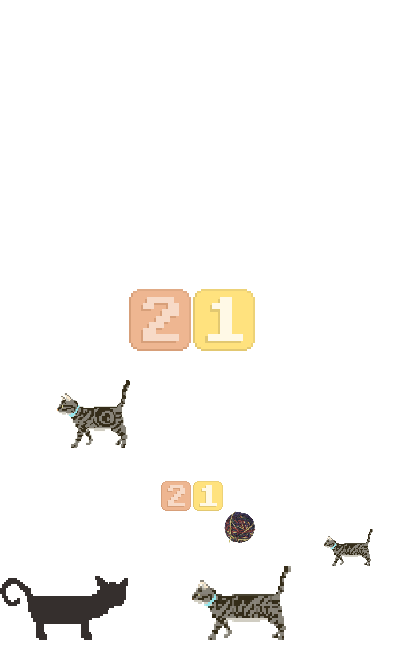
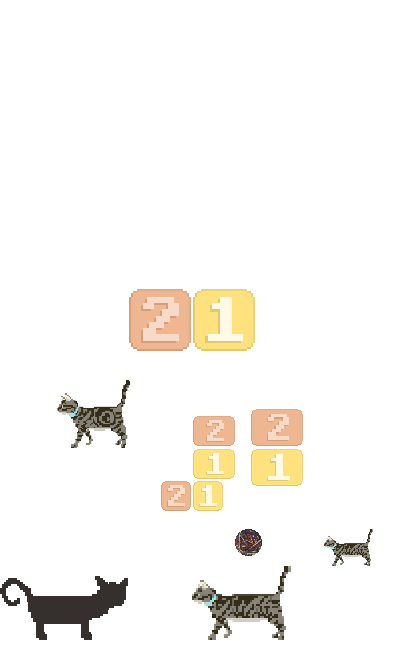
Comparing the layer stacks of the two 400x650 images. Changes:
added group "2blockwideLarge" with 2 layers above "2blockwide" over [251, 409, 303, 446]
added layer "Layer 1 copy 2" in group "2blockwideLarge" over [267, 414, 289, 441]
added layer "Block2 copy 2" in group "2blockwideLarge" over [251, 409, 303, 446]
added group "2blockwide" with 2 layers above "1blockwideLarge" over [193, 416, 235, 446]
added layer "Layer 1 copy" in group "2blockwide" over [206, 420, 224, 442]
added layer "Block2 copy" in group "2blockwide" over [193, 416, 235, 446]
added group "1blockwideLarge" with 2 layers above "1Wideblock" over [251, 449, 303, 486]
added layer "Number1 copy 2" in group "1blockwideLarge" over [267, 454, 290, 481]
added layer "Block1 copy 2" in group "1blockwideLarge" over [251, 449, 303, 486]
added group "1Wideblock" with 2 layers above "2Block double" over [193, 449, 235, 479]
added layer "Number1 copy" in group "1Wideblock" over [206, 453, 224, 475]
added layer "Block1 copy" in group "1Wideblock" over [193, 449, 235, 479]
painted on "Yarn ball" over [224, 511, 262, 556]
